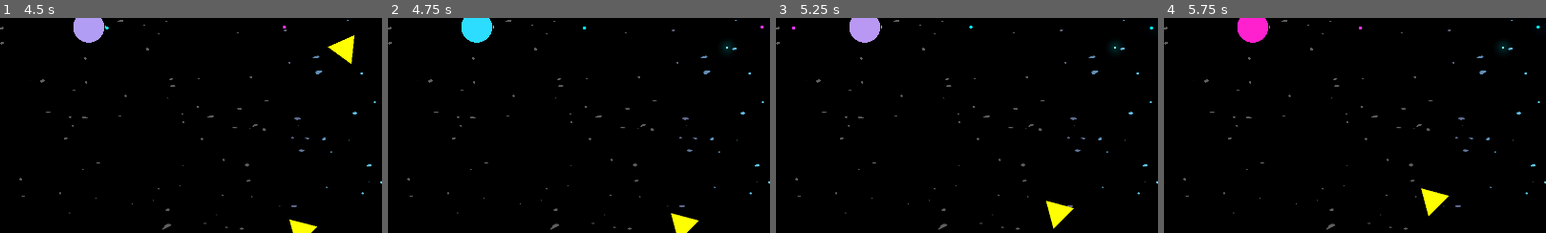
Above: before the commit, frames 1-4 (left to right).
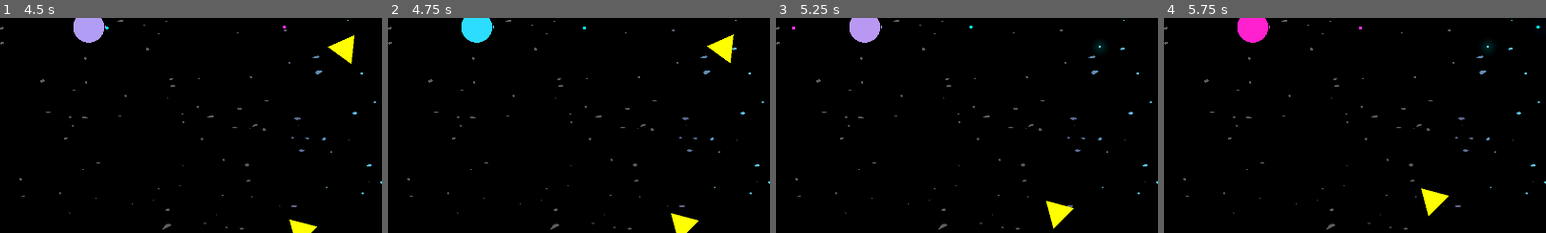
Above: after the commit, the same moments.

Repository: Kiryume/now-there-are-two
Game: Godot game, scene res://main.tscn
Same seed, same stepped clock (60 frames per second), same inputs: the game is played once before the commit and once after it.
Inputs (mouse positions are % of the whole screen's width and height, from its top left):
- Up to frame 1 (4.5 s): move the mouse to (72, 45) at 0.52 s; tap Space (swap_sides) every 0.75 s from 0.6 to 4.35 s; click (72, 45) at 0.67 s; move the mouse to (30, 55) at 1.27 s; click (30, 55) at 1.42 s; move the mouse to (60, 28) at 2.02 s; click (60, 28) at 2.17 s; move the mouse to (45, 70) at 2.77 s; click (45, 70) at 2.92 s; move the mouse to (80, 65) at 3.52 s; click (80, 65) at 3.67 s; move the mouse to (20, 35) at 4.27 s; click (20, 35) at 4.42 s
- Up to frame 2 (4.75 s): no input
- Up to frame 3 (5.25 s): move the mouse to (55, 50) at 5.02 s; tap Space (swap_sides) at 5.1 s; click (55, 50) at 5.17 s
- Up to frame 4 (5.75 s): no input
The pictures show only the part of the screen within x 50-100%, y 48-98%; the shares and areas given below are measured in that part.

Frame 1 is identical in both runs. In frame 2, 0.5% of the frame differs, in the area x 83-99%, y 3-21%; in frame 3, 0.2%; in frame 4, 0.1%.

Commit message:
small work

Diff:
--- a/AttackUtils/hurtbox.gd
+++ b/AttackUtils/hurtbox.gd
@@ -10,4 +10,6 @@
 	if area is Hitbox:
 		var profile = area.damage_profile
 		if profile:
+			print("amount")
+			print(profile.amount)
 			hurt.emit(profile)
--- a/Enemies/enemy.gd
+++ b/Enemies/enemy.gd
@@ -6,9 +6,6 @@
 @export var speed = 90.
 @export var rotation_speed = 5.
 
-func get_player_collision_dmg() -> float:
-	return 5.
-
 func take_dmg(dmg: float):
 	health -= dmg
 	if health <= 0:
@@ -16,11 +13,6 @@
 
 func die():
 	queue_free()
-
-func on_projectile_collision(projectile: BaseProjectile):
-	if projectile.owner is Enemy: return
-	var dmg = projectile.get_base_dmg()
-	take_dmg(dmg)
 
 func get_closest_player() -> Player:
 	var player1: Player = players[0]
--- a/PlayerManager/Player/BaseProjectile/BaseProjectile.tscn
+++ b/PlayerManager/Player/BaseProjectile/BaseProjectile.tscn
@@ -13,7 +13,7 @@
 shader_parameter/softness = 0.001
 
 [node name="Hitbox" type="Area2D"]
-collision_mask = 0
+collision_mask = 8
 script = ExtResource("1_2cbm4")
 damage_profile = ExtResource("2_bmxbi")
 metadata/_custom_type_script = "uid://bbaiayb88c6uc"
--- a/PlayerManager/Player/BaseProjectile/ProjectileDamage.tres
+++ b/PlayerManager/Player/BaseProjectile/ProjectileDamage.tres
@@ -4,4 +4,5 @@
 
 [resource]
 script = ExtResource("1_tjfpt")
+amount = 5.0
 metadata/_custom_type_script = "uid://bxetcqdxv0crx"
--- a/PlayerManager/Player/BaseProjectile/base_projectile.gd
+++ b/PlayerManager/Player/BaseProjectile/base_projectile.gd
@@ -10,6 +10,12 @@
 
 const PROJECTILE_SPEED = 900.
 
+func _ready():
+	area_entered.connect(_on_area_entered)
+
+func _on_area_entered(area: Area2D):
+	queue_free()
+
 func set_direction(new_direction: Vector2):
 	if new_direction == Vector2.ZERO:
 		direction = Vector2.UP
--- a/PlayerManager/PlayerList.gd
+++ b/PlayerManager/PlayerList.gd
@@ -12,5 +12,5 @@
 	p /= players.size()
 	return p
 
-signal players_swapped
+signal players_swapped(pos1: Vector2, pos2: Vector2)
 signal players_collided
--- a/PlayerManager/Upgrades/OnCollide/ShockVaweDamage.tres
+++ b/PlayerManager/Upgrades/OnCollide/ShockVaweDamage.tres
@@ -4,5 +4,5 @@
 
 [resource]
 script = ExtResource("1_5hb0i")
-amount = 5.0
+amount = 2.5
 metadata/_custom_type_script = "uid://bxetcqdxv0crx"
--- /dev/null
+++ b/PlayerManager/Upgrades/OnSwap/OnSwap.tscn
@@ -0,0 +1,9 @@
+[gd_scene load_steps=2 format=3 uid="uid://bctj5hha6b41g"]
+
+[ext_resource type="Script" uid="uid://bxg872h786r6h" path="res://PlayerManager/Upgrades/OnSwap/on_swap.gd" id="1_lcrkd"]
+
+[node name="OnSwap" type="Node2D"]
+script = ExtResource("1_lcrkd")
+upgrade_name = "Lightspeed Swap"
+description = "Swapping at the speed of light produces damaging laser"
+metadata/_custom_type_script = "uid://mcbk21oybpo4"
--- /dev/null
+++ b/PlayerManager/Upgrades/OnSwap/on_swap.gd
@@ -0,0 +1,9 @@
+extends Upgrade
+
+
+# Called when the node enters the scene tree for the first time.
+func enable() -> void:
+	PlayerList.players_swapped.connect(laser_swap)
+
+func laser_swap():
+	pass
--- a/player_manager.gd
+++ b/player_manager.gd
@@ -11,7 +11,7 @@
 
 func _physics_process(_delta: float) -> void:
 	if Input.is_action_just_pressed("swap_sides"):
-		PlayerList.players_swapped.emit()
+		PlayerList.players_swapped.emit(player1.global_position, player2.global_position)
 		var temp = player1.player_select
 		player1.player_select = player2.player_select
 		player2.player_select = temp
Not shown, added: PlayerManager/Upgrades/OnSwap/on_swap.gd.uid
